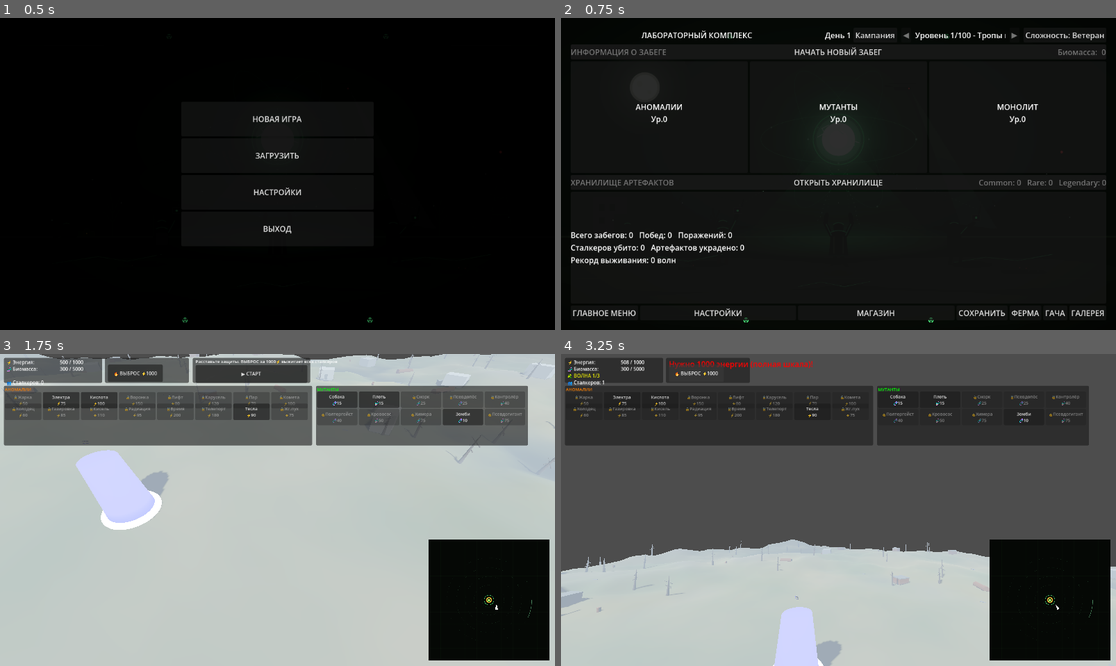
Above: before the commit, frames 1-4 (two rows, left to right).
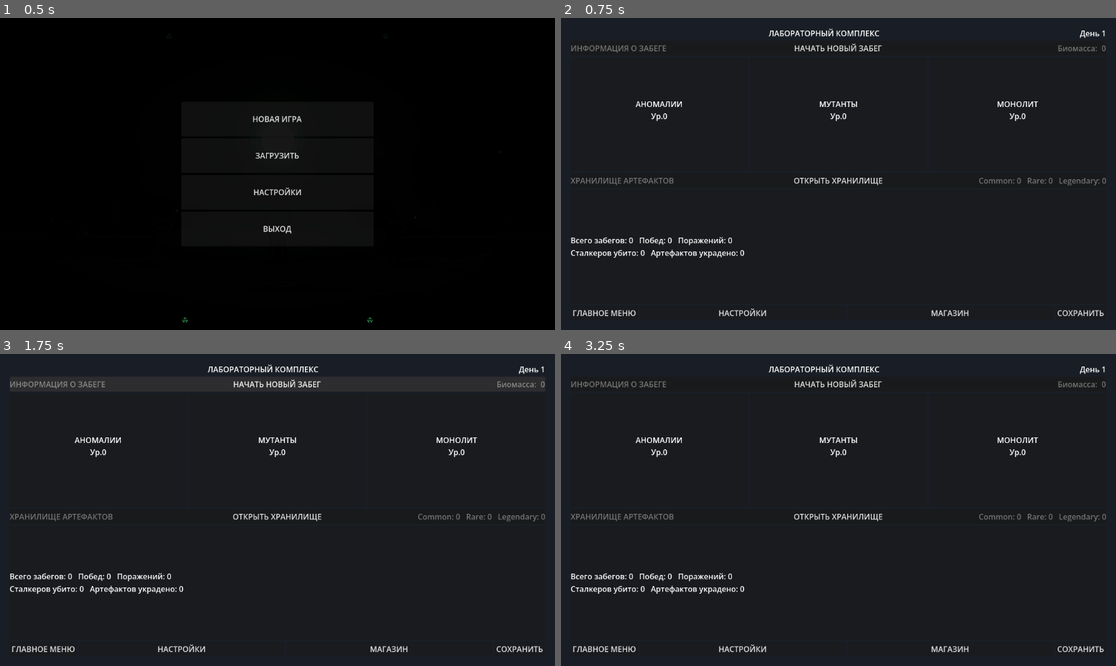
Above: after the commit, the same moments.

Repository: MisStiCc/StalkerRevert
Game: Godot game, scene res://scenes/ui/main_menu.tscn
The game is run twice, just before and just after one commit, with the same random seed, the same clock (stepped at 60 frames per second) and the same inputs.
Inputs (mouse positions are in pixels of both pictures, inside the frame that each line leads up to):
- Up to frame 1 (0.5 s): no input
- Up to frame 2 (0.75 s): click "НОВАЯ ИГРА" at 0.5 s
- Up to frame 3 (1.75 s): click "НАЧАТЬ НОВЫЙ ЗАБЕГ" at 1.25 s
- Up to frame 4 (3.25 s): click "▶ СТАРТ" (after the commit: "НАЧАТЬ НОВЫЙ ЗАБЕГ") at 2 s; click (694, 372) at 2.75 s, where only the run before the commit has a clickable "🔥 ВЫБРОС ⚡1000"

Frame 1 is identical in both runs. In frame 2, 18% of the frame differs, in the area x 0-100%, y 0-100%; in frame 3, 98%; in frame 4, 81%.
Error after the commit: Parse Error: Function "_on_farm_upgrade" has the same name as a previously declared function. (res://ui/lab/lab_controller.gd:1642)

Commit message:
feat: диалог повышения звезды - слоты копий/звёздного/простого корма с '+' и выбором количества (+1/+5/МАКС), применение по ОК одним списком (apply_star_recipe с клампом и валидацией звёздности)

Diff:
--- a/core/game_manager.gd
+++ b/core/game_manager.gd
@@ -136,6 +136,55 @@
 
 
 ## Повысить звезду по полному рецепту (кнопка на ферме)
+## Применить собранный в диалоге рецепт разом: копии цели + звёздный корм +
+## словарь простых кормов {тип: количество}. Всё проверяется и списывается здесь.
+func apply_star_recipe(target: String, copies: int, star_feed: String, simple: Dictionary) -> String:
+	var lab = get_lab_data()
+	var req: Dictionary = get_star_requirements(target)
+	if bool(req.get("max")):
+		return "Звёзды уже максимальны"
+	var copies_need: int = int(req.get("copies_need"))
+	if copies < copies_need:
+		return "Нужно копий цели: %d/%d" % [copies, copies_need]
+	if lab.get_star_feed(target) < 1 and star_feed.is_empty():
+		return "Нужен звёздный корм - копия мутанта с %d★" % int(req.get("stars"))
+	if lab.get_star_feed(target) < 1 and not star_feed.is_empty() and lab.get_mutant_stars(star_feed) != int(req.get("stars")):
+		return "Звёздный корм должен быть с %d★ (у %s %d★)" % [int(req.get("stars")), GachaData.display_name(star_feed), lab.get_mutant_stars(star_feed)]
+	var simple_need: int = int(req.get("simple_need"))
+	if lab.get_star_progress(target) < simple_need:
+		var total: int = lab.get_star_progress(target)
+		for t in simple:
+			total += int(simple[t])
+		if total < simple_need:
+			return "Нужно простых кормов: %d/%d" % [total, simple_need]
+
+	# Списываем копии цели
+	for i in range(copies):
+		lab.consume_farm_copy(target)
+	# Звёздный корм (если ещё не заполнен быстрым кормлением)
+	if lab.get_star_feed(target) < 1 and not star_feed.is_empty():
+		lab.consume_farm_copy(star_feed)
+		lab.add_star_feed(target)
+	# Простые корма с клампом до потребности
+	for t in simple:
+		var remaining: int = simple_need - lab.get_star_progress(target)
+		if remaining <= 0:
+			break
+		var cnt: int = mini(int(simple[t]), lab.get_farm_copies(str(t)))
+		cnt = mini(cnt, remaining)
+		for i in range(cnt):
+			lab.consume_farm_copy(str(t))
+			lab.add_star_progress(target, 1)
+
+	lab.clear_star_progress(target)
+	lab.star_feed_progress.erase(target)
+	lab.add_mutant_star(target)
+	var new_stars: int = lab.get_mutant_stars(target)
+	print("Ферма: рецепт применён - %s -> %d/%d★" % [target, new_stars, LabData.MAX_STARS])
+	save_to_active_slot()
+	return "ЗВЕЗДА! %s теперь %d/%d★" % [GachaData.display_name(target), new_stars, LabData.MAX_STARS]
+
+
 func try_upgrade_star(mutant_type: String) -> String:
 	var lab = get_lab_data()
 	var req: Dictionary = get_star_requirements(mutant_type)
--- a/ui/lab/lab_controller.gd
+++ b/ui/lab/lab_controller.gd
@@ -1007,7 +1007,6 @@
 			up_btn.text = "↑%d★" % (stars + 1)
 			up_btn.tooltip_text = Loc.t("farm.upgrade_btn", {"n": stars + 1})
 			up_btn.custom_minimum_size = Vector2(52, 0)
-			up_btn.disabled = not bool(req.get("ready"))
 			up_btn.pressed.connect(_on_farm_upgrade.bind(type))
 			row.add_child(up_btn)
 			if lab_data.get_farm_copies(type) > 0:
@@ -1572,3 +1571,315 @@
 	var label := Label.new()
 	label.text = text
 	return label
+
+
+# ==================== ДИАЛОГ ПОВЫШЕНИЯ ЗВЕЗДЫ ====================
+
+var up_panel: Control
+var up_title: Label
+var up_body: VBoxContainer
+# Состояние сбора рецепта
+var _up_target: String = ""
+var _up_copies: int = 0
+var _up_star_feed: String = ""
+var _up_simple: Dictionary = {}
+var _up_chooser: String = ""  # "" | "star" | "simple"
+
+
+func _build_upgrade_dialog():
+	"""Окно повышения: слоты копий/звёздного/простого корма с '+', ОК применяет"""
+	up_panel = Control.new()
+	up_panel.name = "UpgradeStarDialog"
+	up_panel.set_anchors_preset(Control.PRESET_FULL_RECT)
+	up_panel.mouse_filter = Control.MOUSE_FILTER_STOP
+	up_panel.visible = false
+	add_child(up_panel)
+
+	var shade := ColorRect.new()
+	shade.set_anchors_preset(Control.PRESET_FULL_RECT)
+	shade.color = Color(0, 0, 0, 0.7)
+	shade.gui_input.connect(func(ev):
+		if ev is InputEventMouseButton and ev.pressed:
+			_close_upgrade_dialog())
+	up_panel.add_child(shade)
+
+	var panel := Panel.new()
+	panel.anchor_left = 0.5
+	panel.anchor_top = 0.5
+	panel.anchor_right = 0.5
+	panel.anchor_bottom = 0.5
+	panel.offset_left = -240.0
+	panel.offset_top = -210.0
+	panel.offset_right = 240.0
+	panel.offset_bottom = 210.0
+	up_panel.add_child(panel)
+
+	up_title = Label.new()
+	up_title.position = Vector2(20, 12)
+	up_title.size = Vector2(440, 24)
+	up_title.horizontal_alignment = HORIZONTAL_ALIGNMENT_CENTER
+	up_title.add_theme_font_size_override("font_size", 14)
+	panel.add_child(up_title)
+
+	var scroll := ScrollContainer.new()
+	scroll.position = Vector2(20, 44)
+	scroll.size = Vector2(440, 300)
+	panel.add_child(scroll)
+
+	up_body = VBoxContainer.new()
+	up_body.size_flags_horizontal = Control.SIZE_EXPAND_FILL
+	up_body.add_theme_constant_override("separation", 6)
+	scroll.add_child(up_body)
+
+	var back := Button.new()
+	back.text = Loc.t("lab.back")
+	back.position = Vector2(160, 356)
+	back.size = Vector2(160, 34)
+	back.pressed.connect(_close_upgrade_dialog)
+	panel.add_child(back)
+
+
+func _on_farm_upgrade(type: String):
+	"""↑N★ - открыть окно сбора рецепта по этому мутанту"""
+	_play_click_sound()
+	_up_target = type
+	_up_copies = 0
+	_up_star_feed = ""
+	_up_simple.clear()
+	_up_chooser = ""
+	if not up_panel:
+		_build_upgrade_dialog()
+	farm_panel.visible = false
+	up_panel.visible = true
+	_rebuild_upgrade_dialog()
+
+
+func _close_upgrade_dialog():
+	up_panel.visible = false
+	_up_target = ""
+	_up_chooser = ""
+
+
+func _up_remaining_simple() -> int:
+	var req: Dictionary = game_manager.get_star_requirements(_up_target)
+	return maxi(0, int(req.get("simple_need")) - int(req.get("simple_have")))
+
+
+func _up_pending_simple_total() -> int:
+	var total := 0
+	for t in _up_simple:
+		total += int(_up_simple[t])
+	return total
+
+
+func _rebuild_upgrade_dialog():
+	for child in up_body.get_children():
+		child.queue_free()
+	if _up_target.is_empty():
+		return
+	var lab = get_tree().get_first_node_in_group("game_manager").get_lab_data()
+	var stars: int = lab.get_mutant_stars(_up_target)
+	var req: Dictionary = game_manager.get_star_requirements(_up_target)
+	up_title.text = Loc.t("up.title", {"name": Loc.type_name(_up_target), "n": stars + 1})
+
+	# Режим выбора корма
+	if _up_chooser != "":
+		_rebuild_upgrade_chooser()
+		return
+
+	# --- Слот 1: копии цели ---
+	var copies_row := HBoxContainer.new()
+	copies_row.add_theme_constant_override("separation", 6)
+	var copies_label := Label.new()
+	var copies_have: int = int(req.get("copies_have"))
+	copies_label.text = Loc.t("up.copies_slot", {"have": _up_copies, "need": copies_have})
+	copies_label.size_flags_horizontal = Control.SIZE_EXPAND_FILL
+	copies_row.add_child(copies_label)
+	if _up_copies < copies_have:
+		var add_copies := Button.new()
+		add_copies.text = Loc.t("up.copies_btn", {"n": copies_have})
+		add_copies.tooltip_text = Loc.t("up.copies_slot", {"have": copies_have, "need": copies_have})
+		add_copies.pressed.connect(_on_up_add_copies.bind(copies_have))
+		copies_row.add_child(add_copies)
+	elif _up_copies > 0:
+		var done1 := Label.new()
+		done1.text = Loc.t("up.done_mark")
+		copies_row.add_child(done1)
+	up_body.add_child(copies_row)
+
+	# --- Слот 2: звёздный корм ---
+	var star_row := HBoxContainer.new()
+	star_row.add_theme_constant_override("separation", 6)
+	var star_label := Label.new()
+	var star_text: String = Loc.t("up.star_slot", {"n": stars})
+	if int(req.get("star_have")) >= 1:
+		star_text += Loc.t("up.star_filled")
+	elif not _up_star_feed.is_empty():
+		star_text += Loc.type_name(_up_star_feed)
+	star_label.text = star_text
+	star_label.size_flags_horizontal = Control.SIZE_EXPAND_FILL
+	star_row.add_child(star_label)
+	if int(req.get("star_have")) < 1:
+		var add_star := Button.new()
+		add_star.text = Loc.t("farm.star_btn")
+		add_star.pressed.connect(_on_up_pick_star)
+		star_row.add_child(add_star)
+	up_body.add_child(star_row)
+
+	# --- Слот 3: простой корм ---
+	var simple_row := HBoxContainer.new()
+	simple_row.add_theme_constant_override("separation", 6)
+	var simple_label := Label.new()
+	var simple_total: int = int(req.get("simple_have")) + _up_pending_simple_total()
+	var simple_text: String = Loc.t("up.simple_slot", {"have": simple_total, "need": int(req.get("simple_need"))})
+	var parts := []
+	for t in _up_simple:
+		parts.append("%s x%d" % [Loc.type_name(str(t)), int(_up_simple[t])])
+	if not parts.is_empty():
+		simple_text += "   " + " · ".join(parts)
+	simple_label.text = simple_text
+	simple_label.size_flags_horizontal = Control.SIZE_EXPAND_FILL
+	simple_row.add_child(simple_label)
+	var add_simple := Button.new()
+	add_simple.text = Loc.t("farm.star_btn")
+	add_simple.pressed.connect(_on_up_pick_simple)
+	simple_row.add_child(add_simple)
+	if not _up_simple.is_empty():
+		var reset_btn := Button.new()
+		reset_btn.text = Loc.t("up.reset")
+		reset_btn.pressed.connect(_on_up_reset_simple)
+		simple_row.add_child(reset_btn)
+	up_body.add_child(simple_row)
+
+	# --- ОК ---
+	var ok_btn := Button.new()
+	ok_btn.text = Loc.t("up.ok")
+	ok_btn.custom_minimum_size = Vector2(0, 40)
+	var ready: bool = _up_copies >= copies_have and (int(req.get("star_have")) >= 1 or not _up_star_feed.is_empty()) and simple_total >= int(req.get("simple_need"))
+	ok_btn.disabled = not ready
+	ok_btn.pressed.connect(_on_up_confirm)
+	up_body.add_child(ok_btn)
+	if not ready:
+		var hint := Label.new()
+		hint.text = Loc.t("up.not_ready")
+		hint.add_theme_font_size_override("font_size", 9)
+		hint.horizontal_alignment = HORIZONTAL_ALIGNMENT_CENTER
+		up_body.add_child(hint)
+
+
+func _on_up_add_copies(max_copies: int):
+	_play_click_sound()
+	_up_copies = max_copies
+	_rebuild_upgrade_dialog()
+
+
+func _on_up_pick_star():
+	_play_click_sound()
+	_up_chooser = "star"
+	_rebuild_upgrade_dialog()
+
+
+func _on_up_pick_simple():
+	_play_click_sound()
+	_up_chooser = "simple"
+	_rebuild_upgrade_dialog()
+
+
+func _on_up_reset_simple():
+	_play_click_sound()
+	_up_simple.clear()
+	_rebuild_upgrade_dialog()
+
+
+func _on_up_confirm():
+	_play_click_sound()
+	var msg: String = game_manager.apply_star_recipe(_up_target, _up_copies, _up_star_feed, _up_simple)
+	_show_message(msg, 2.0)
+	_close_upgrade_dialog()
+	_rebuild_farm_panel()
+	_refresh_ui()
+
+
+func _rebuild_upgrade_chooser():
+	var lab = get_tree().get_first_node_in_group("game_manager").get_lab_data()
+	var target_stars: int = lab.get_mutant_stars(_up_target)
+	var header := Label.new()
+	if _up_chooser == "star":
+		header.text = Loc.t("up.pick_star", {"n": target_stars})
+	else:
+		header.text = Loc.t("up.pick_simple")
+	up_body.add_child(header)
+
+	var found := false
+	for type in lab.unlocked_mutants:
+		if type == _up_target or lab.get_farm_copies(type) <= 0:
+			continue
+		var t_stars: int = lab.get_mutant_stars(type)
+		if _up_chooser == "star" and t_stars != target_stars:
+			continue
+		found = true
+		var row := HBoxContainer.new()
+		row.add_theme_constant_override("separation", 6)
+		row.add_child(_make_icon_rect(type, true, 26))
+		var name_label := Label.new()
+		name_label.text = "%s %s - %s" % [Loc.type_name(type), LabData.stars_text(t_stars), Loc.t("farm.copies", {"n": lab.get_farm_copies(type)})]
+		name_label.size_flags_horizontal = Control.SIZE_EXPAND_FILL
+		row.add_child(name_label)
+		if _up_chooser == "star":
+			var pick := Button.new()
+			pick.text = Loc.t("up.ok").replace("★ ", "")
+			pick.pressed.connect(_on_up_choose_star.bind(type))
+			row.add_child(pick)
+		else:
+			var available: int = lab.get_farm_copies(type)
+			var remaining: int = _up_remaining_simple() - _up_pending_simple_total()
+			for qty in [1, 5]:
+				if qty <= available and qty <= remaining:
+					var q_btn := Button.new()
+					q_btn.text = "+%d" % qty
+					q_btn.pressed.connect(_on_up_choose_simple.bind(type, qty))
+					row.add_child(q_btn)
+			if available > 0 and remaining > 0:
+				var max_btn := Button.new()
+				max_btn.text = Loc.t("up.qty_max")
+				max_btn.pressed.connect(_on_up_choose_simple.bind(type, mini(available, remaining)))
+				row.add_child(max_btn)
+		up_body.add_child(row)
+	if not found:
+		var none := Label.new()
+		none.text = Loc.t("farm.empty")
+		up_body.add_child(none)
+
+	var cancel := Button.new()
+	cancel.text = Loc.t("lab.back")
+	cancel.pressed.connect(_on_up_cancel_chooser)
+	up_body.add_child(cancel)
+
+
+func _on_up_choose_star(type: String):
+	_play_click_sound()
+	_up_star_feed = type
+	_up_chooser = ""
+	_rebuild_upgrade_dialog()
+
+
+func _on_up_choose_simple(type: String, qty: int):
+	_play_click_sound()
+	_up_simple[type] = int(_up_simple.get(type, 0)) + qty
+	# Если больше нечего выбирать - вернуться к слотам
+	var lab = get_tree().get_first_node_in_group("game_manager").get_lab_data()
+	var remaining: int = _up_remaining_simple() - _up_pending_simple_total()
+	var any_left := false
+	for t in lab.unlocked_mutants:
+		if t != _up_target and lab.get_farm_copies(t) > 0:
+			any_left = true
+			break
+	if remaining <= 0 or not any_left:
+		_up_chooser = ""
+	_rebuild_upgrade_dialog()
+
+
+func _on_up_cancel_chooser():
+	_play_click_sound()
+	_up_chooser = ""
+	_rebuild_upgrade_dialog()
Binary file added: ui/cards/mut_chimera_said.png
